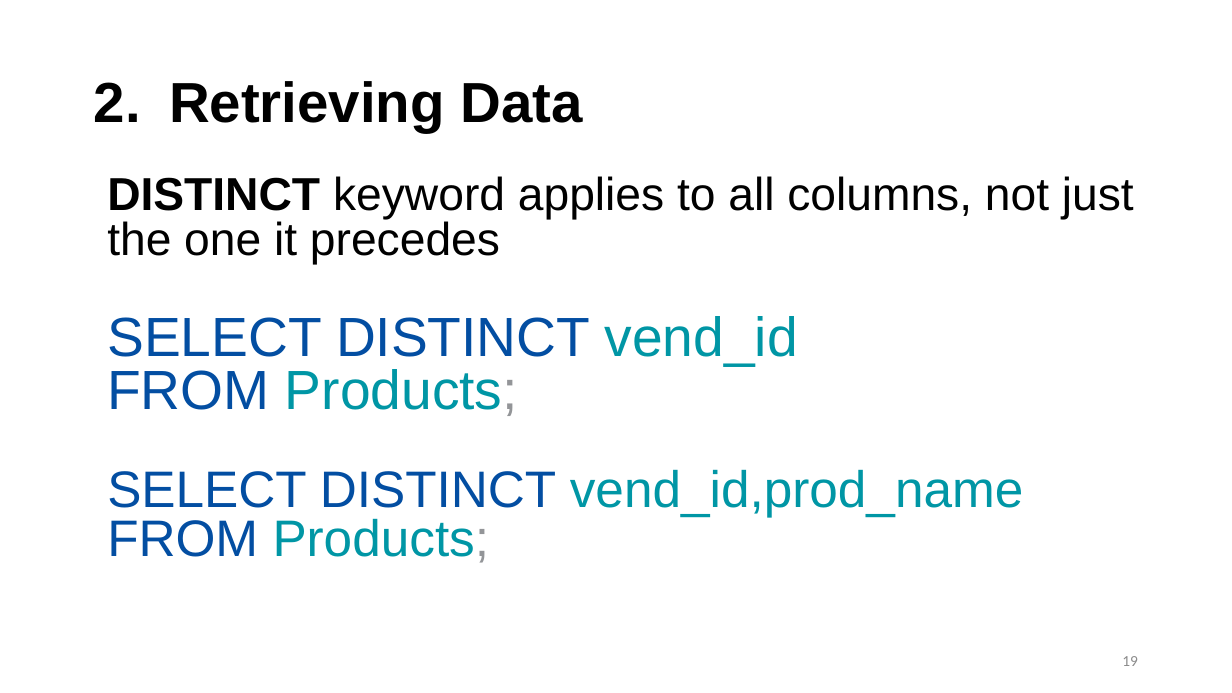
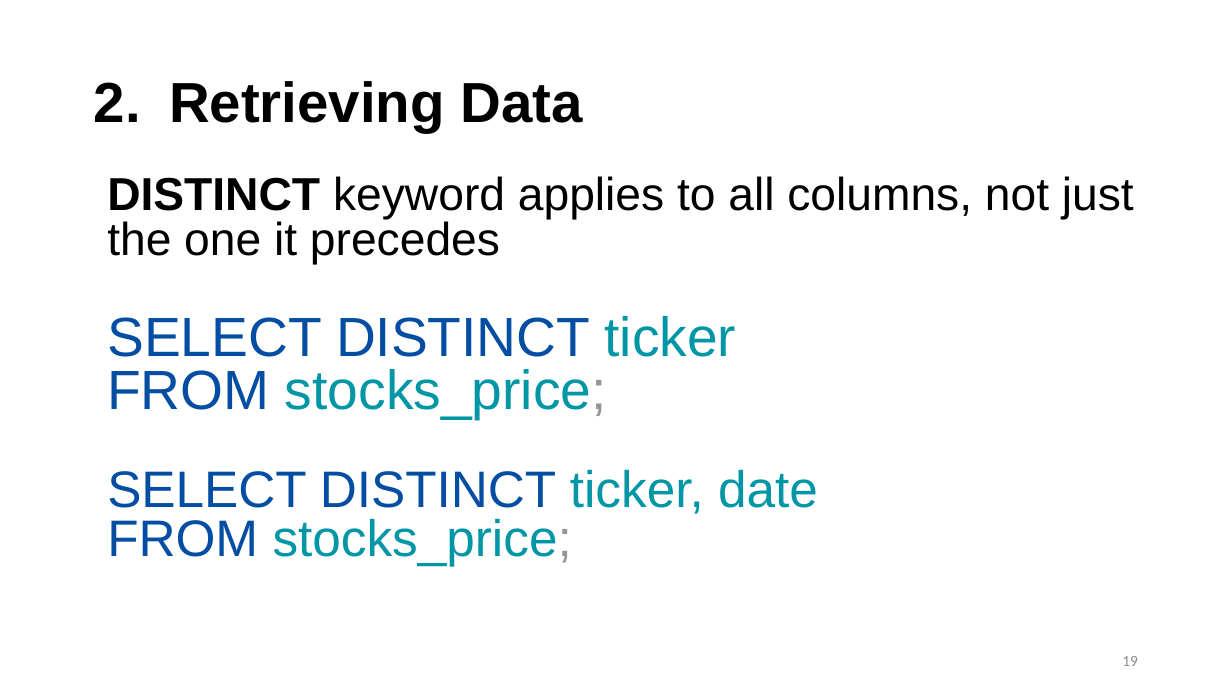
Before and after one commit to hgao62/sql_tutorial, a slide deck: slide 19 of SQL_PPT_2025.pptx. Drawn at 1232x693 pixels with LibreOffice and Linux fonts; fonts in the diff are those of the drawing. Boxes give left, top, right and bottom in pixels: in the first picture for what was removed or moved away, otherwise in the second. Text is boxed around its words. In the diff, an @@ line names an element or a change of style, - is before the commit and + after.

```diff
--- a/SQL_PPT_2025.pptx
+++ b/SQL_PPT_2025.pptx
@@ text at (107, 316, 818, 566): text changed @@
-SELECT DISTINCT vend_id
-FROM Products;
-SELECT DISTINCT vend_id,prod_name
-FROM Products;
+SELECT DISTINCT ticker
+FROM stocks_price;
+SELECT DISTINCT ticker, date
+FROM stocks_price;
```
Also in this commit, not shown: 11 other slides changed, 3 slides added, 9 other files.
